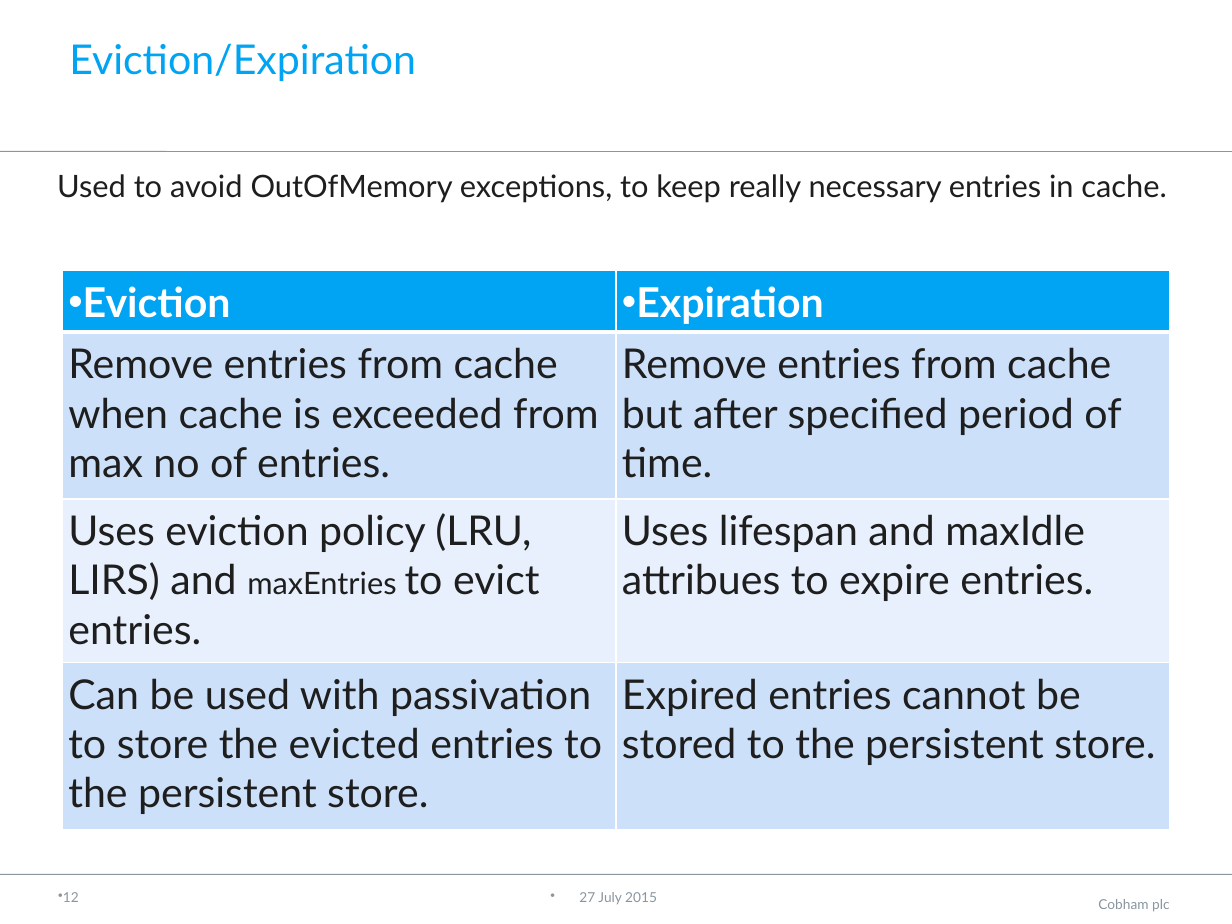
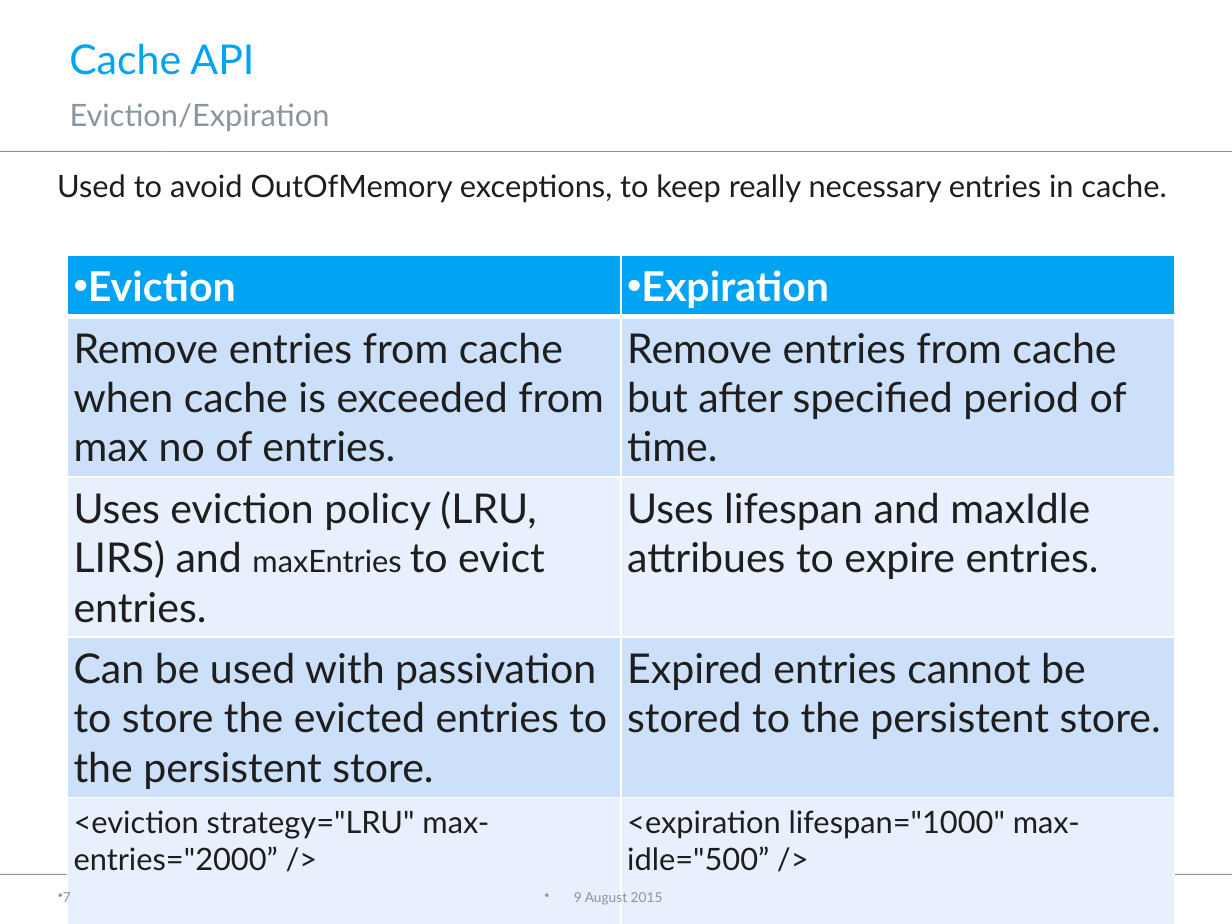
Before and after one commit to neha-bansal/Demos, a slide deck: slide 8 of infinispan-embedded-tutorial/Infinispan.pptx (slide 13 before the commit). Drawn at 1232x924 pixels with LibreOffice and Linux fonts; fonts in the diff are those of the drawing; background and template pictures are left out. Boxes give left, top, right and bottom in pixels: in the first picture for what was removed or moved away, otherwise in the second. Text is boxed around its words. In the diff, an @@ line names an element or a change of style, - is before the commit and + after.

```diff
--- a/infinispan-embedded-tutorial/Infinispan.pptx
+++ b/infinispan-embedded-tutorial/Infinispan.pptx
@@ title at [69,43,254,75]: text changed @@
-Eviction/Expiration
+Cache API
@@ text added at [70,103,330,131], 18 pt, text #8996A0 @@
+Eviction/Expiration
@@ table at [68,255,1174,875] @@
+row 5: <eviction strategy="LRU" max-entries="2000” /> | <expiration lifespan="1000" max-idle="500” />
@@ table: place and size @@
-table at [63,271,1169,819]
+table at [68,255,1174,875]
@@ page number at [63,892,71,902]: text changed @@
-12
+7
@@ text at [574,892,663,905]: text changed @@
-27 July 2015
+9 August 2015
```
Also in this commit, not shown: 14 other slides changed, 1 slide added.
